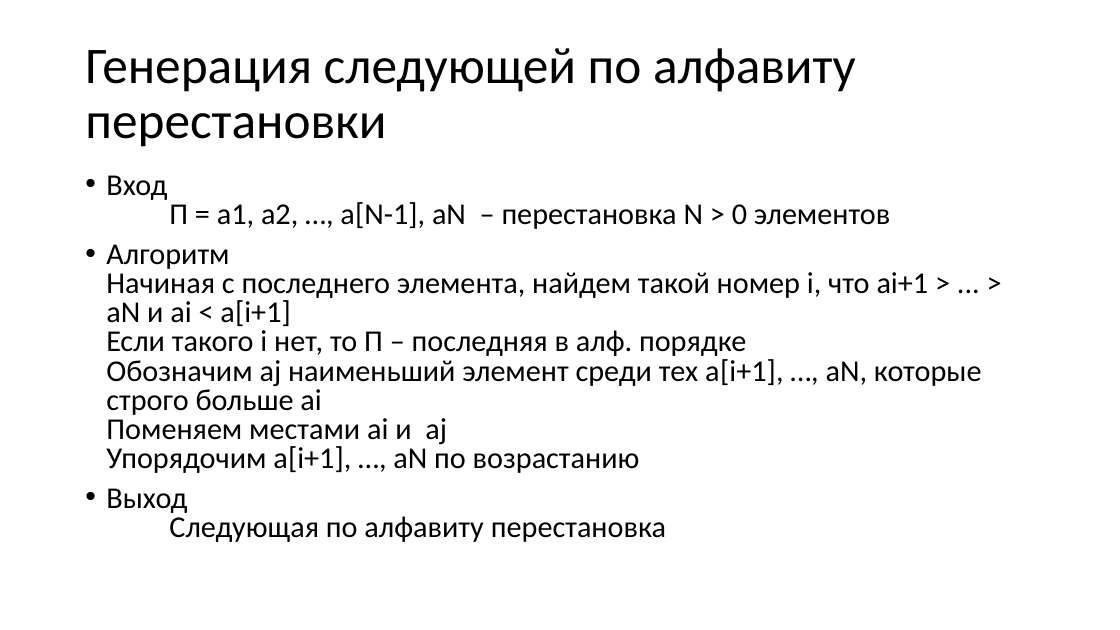
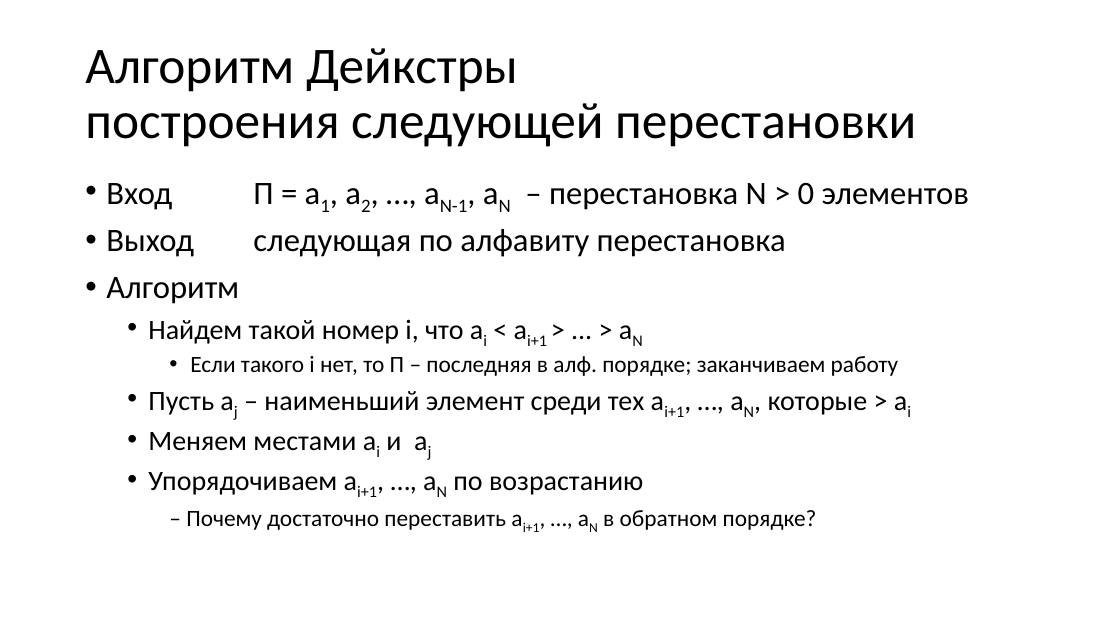
Before and after one commit to Evgueni-Petrov-aka-espetrov/Algorithms-and-Programming-in-C-pptx, a slide deck: slide 19 of 23 Перестановки.pptx. Drawn at 1120x630 pixels with LibreOffice and Linux fonts; fonts in the diff are those of the drawing. Boxes give left, top, right and bottom in pixels: in the first picture for what was removed or moved away, otherwise in the second. Text is boxed around its words. In the diff, an @@ line names an element or a change of style, - is before the commit and + after.

Commit message:
уточнил формулировки; добавил оценку сложности алгоритма Дейкстры в среднем

```diff
--- a/23 Перестановки.pptx
+++ b/23 Перестановки.pptx
@@ title at (x1=85, y1=48, x2=916, y2=147): text changed @@
-Генерация следующей по алфавиту перестановки
+Алгоритм Дейкстры
+построения следующей перестановки
@@ text at (x1=106, y1=182, x2=969, y2=532): text changed; size 25.9 to 24 pt @@
-• Вход
-  П = a1, a2, …, a[N-1], aN – перестановка N > 0 элементов
-• Алгоритм
-  Начиная с последнего элемента, найдем такой номер i, что ai+1 > ... > aN и ai < a[i+1]
-  Если такого i нет, то П – последняя в алф. порядке
-  Обозначим aj наименьший элемент среди тех a[i+1], …, aN, которые строго больше ai
-  Поменяем местами ai и aj
-  Упорядочим a[i+1], …, aN по возрастанию
-• Выход
-  Cледующая по алфавиту перестановка
+• Вход П = a1, a2, …, aN-1, aN – перестановка N > 0 элементов
+• Выход следующая по алфавиту перестановка
+• Алгоритм
+  • Найдем такой номер i, что ai < ai+1 > ... > aN
+    • Если такого i нет, то П – последняя в алф. порядке; заканчиваем работу
+  • Пусть aj – наименьший элемент среди тех ai+1, …, aN, которые > ai
+  • Меняем местами ai и aj
+  • Упорядочиваем ai+1, …, aN по возрастанию
+    – Почему достаточно переставить ai+1, …, aN в обратном порядке?
```
Also in this commit, not shown: 19 other slides changed, 1 slide added.
